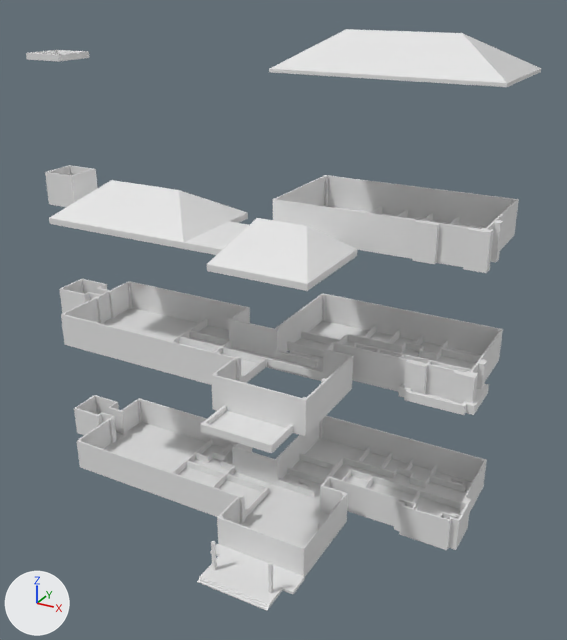
Before and after pictures for a commit that changed the glTF model src/assets/3d/models/Administration_Complex_expansion.glb.
The view is the same before and after, from a 50 mm camera at (81.6, -60.4, 67.7) aimed at (37.4, 19.9, 27.5). The axes (+X, +Y, +Z) are drawn at lower left. The lights are the same throughout. The first picture is the older version. Where no turn or scale is listed for an object, it has been applied to the vertices. Vertices at exactly the same position are counted once.

In view in the first picture: 'Floor1', 'Floor2', 'Floor3', 'FloorR'.
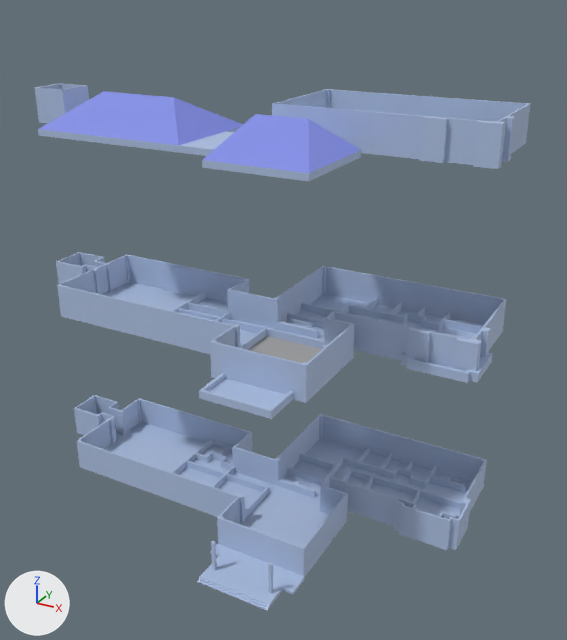
The newer file is also turned or shifted as a whole; pictures and numbers use the older file's frame.

What differs and where, as boxes [x1, y1, x2, y2] in the pictures (567 x 640 px; the box of a moved part takes in the faces that stretch with it):
'Floor3', reshaped, recoloured (22% shorter): before [45, 165, 519, 291]; after [35, 83, 531, 181]
'Floor2', reshaped: before [59, 279, 503, 453]; after [56, 252, 507, 419]
'FloorR', deleted: before [26, 29, 541, 87]
part 1 of me_mesh_105, recoloured (white to blue): [74, 395, 487, 611] in both
part 2 of me_mesh_271, moved or reshaped: before [201, 405, 293, 453]; after [199, 373, 293, 419]
part 3 of me_mesh_271, rebuilt: before [59, 279, 503, 436]; after [56, 252, 507, 403]
part 4 of me_mesh_271, deleted: before [453, 349, 478, 356]
part 5 of me_mesh_271, deleted: before [290, 351, 313, 358]
part 6 of me_mesh_074, moved or reshaped: before [45, 165, 98, 207]; after [35, 83, 89, 123]
part 7 of me_mesh_074, added: after [38, 89, 531, 181]
part 8 of me_mesh_074, deleted: before [49, 175, 519, 291]

Patch to the scene script:
```diff
--- a/src/assets/3d/models/Administration_Complex_expansion.glb.py
+++ b/src/assets/3d/models/Administration_Complex_expansion.glb.py
@@ me_mesh_105 @@
 me_mesh_105.from_pydata(...)  # 1745 vertices, 4541 faces; spans x 0.0..62.1, y 0.1..36.1, z 0.1..4.7
+# me_mesh_105 part 1: 4520 faces spanning x 0.0..62.1, y 0.1..36.1, z 0.1..4.7 switch from no material to mat_wall (blue #afc2e3)
@@ me_mesh_074 @@
-me_mesh_074.from_pydata(...)  # 976 vertices, 2539 faces; spans x -7.0..55.1, y -5.0..24.3, z 0.0..4.8
+me_mesh_074.from_pydata(...)  # 998 vertices, 2599 faces; spans x -7.0..55.1, y -5.0..24.3, z 11.4..16.2
+# me_mesh_074 part 6: the loose piece of 110 vertices spanning x -7.0..-2.1, y 7.1..12.0, z 0.0..4.6 is moved by (0.0, 0.0, 11.4)
+# me_mesh_074 part 7: a new loose piece of 880 vertices spanning x 0.0..55.1, y -5.0..24.3, z 11.4..16.2
+# me_mesh_074 part 8: the loose piece of 858 vertices spanning x 0.0..55.1, y -5.0..24.3, z 0.0..4.8 is deleted
+# other edits to the shape of me_mesh_074 do not show in these pictures
+me_mesh_074.materials.append(mat_wall)  # blue #afc2e3
+me_mesh_074.materials.append(mat_other)  # grey #aaaaaa
+me_mesh_074.materials.append(mat_roof)  # blue #828ee7
@@ me_mesh_271 @@
-me_mesh_271.from_pydata(...)  # 1914 vertices, 4905 faces; spans x -7.0..55.5, y -9.8..24.3, z 0.0..4.6
+me_mesh_271.from_pydata(...)  # 1945 vertices, 5013 faces; spans x -7.0..55.5, y -9.8..24.3, z 4.3..8.9
+# me_mesh_271 part 2: the loose piece of 16 vertices spanning x 29.6..38.8, y -9.8..-5.0, z 0.0..1.0 is moved by (0.0, 0.0, 4.3), in mat_wall (blue #afc2e3)
+# me_mesh_271 part 3: the loose piece of 1830 vertices spanning x -7.0..55.5, y -5.0..24.3, z 0.0..4.6 is rebuilt with 1877 vertices and now spans x -7.0..55.5, y -5.0..24.3, z 4.3..8.9
+# me_mesh_271 part 4: the loose piece of 8 vertices spanning x 48.6..51.9, y 22.6..22.8, z 0.0..1.0 is deleted
+# me_mesh_271 part 5: the loose piece of 8 vertices spanning x 29.5..32.8, y 11.5..11.8, z 0.0..1.0 is deleted
+# other edits to the shape of me_mesh_271 do not show in these pictures
+me_mesh_271.materials.append(mat_wall)  # blue #afc2e3
+me_mesh_271.materials.append(mat_other)  # grey #aaaaaa
@@ ob_floorr @@
-ob_floorr = bpy.data.objects.new('FloorR', me_mesh_101)
```
